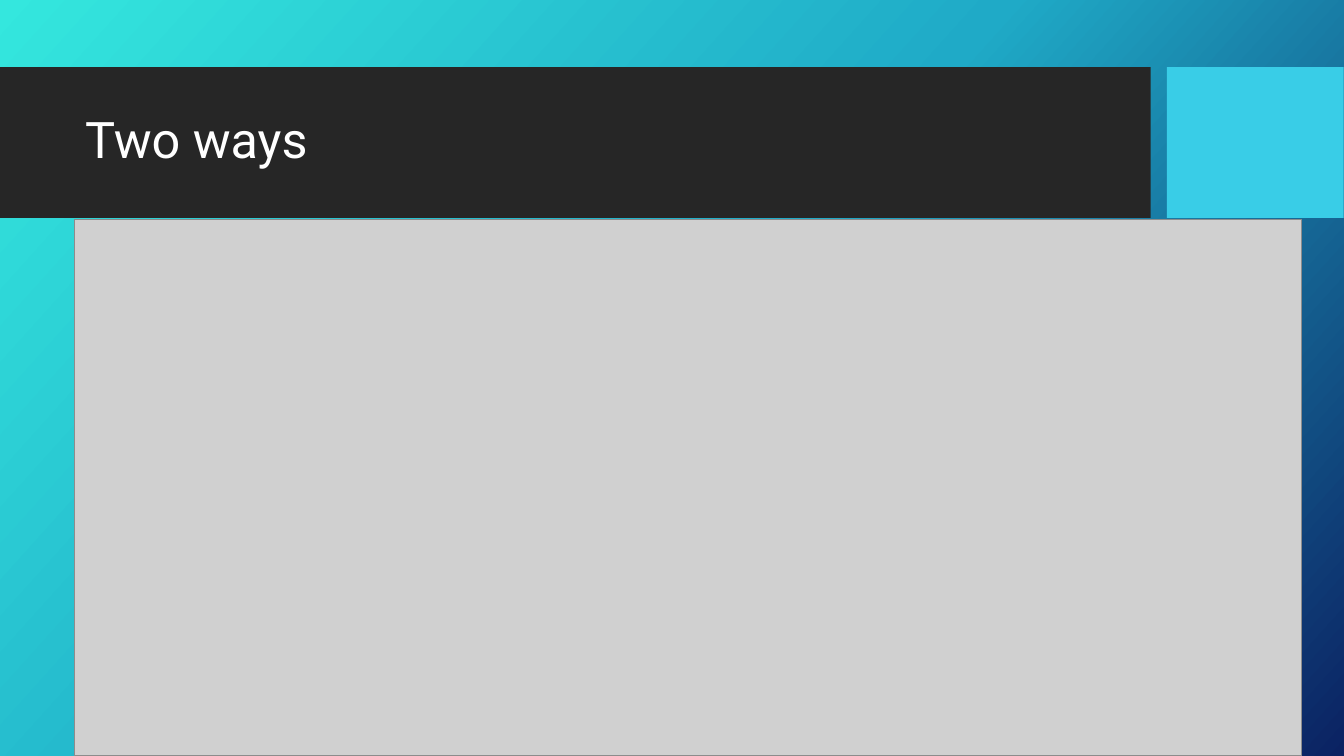
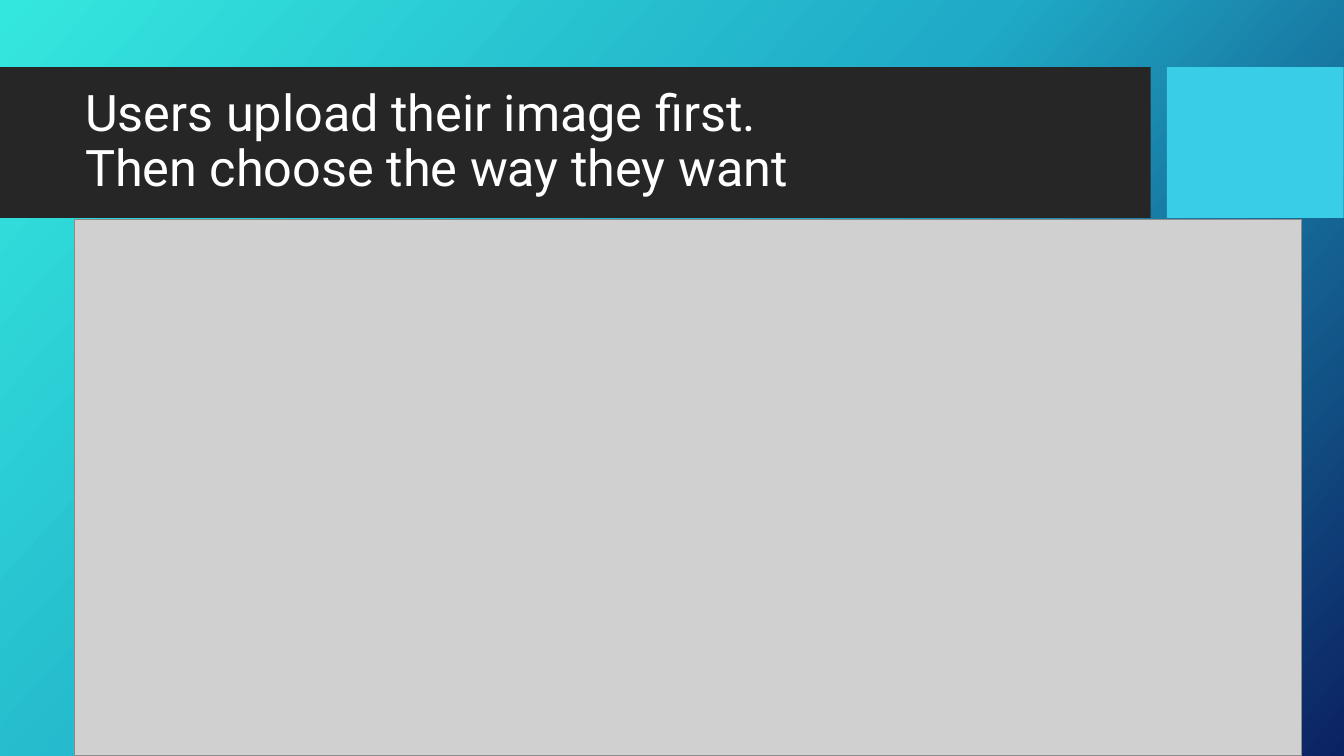
Before and after one commit to Zhicong-Zeng/Photo_Manipulation, a slide deck: slide 8 of Presentation.pptx. Drawn at 1344x756 pixels with LibreOffice and Linux fonts; fonts in the diff are those of the drawing; grey boxes stand for pictures; background and template pictures are left out. Boxes give left, top, right and bottom in pixels: in the first picture for what was removed or moved away, otherwise in the second. Text is boxed around its words. In the diff, an @@ line names an element or a change of style, - is before the commit and + after.

Commit message:
Change a little bit.

```diff
--- a/Presentation.pptx
+++ b/Presentation.pptx
@@ title at <box>85,92,788,197</box>: text changed @@
-Two ways
+Users upload their image first.
+Then choose the way they want
```
Also in this commit, not shown: 1 other slide changed.
